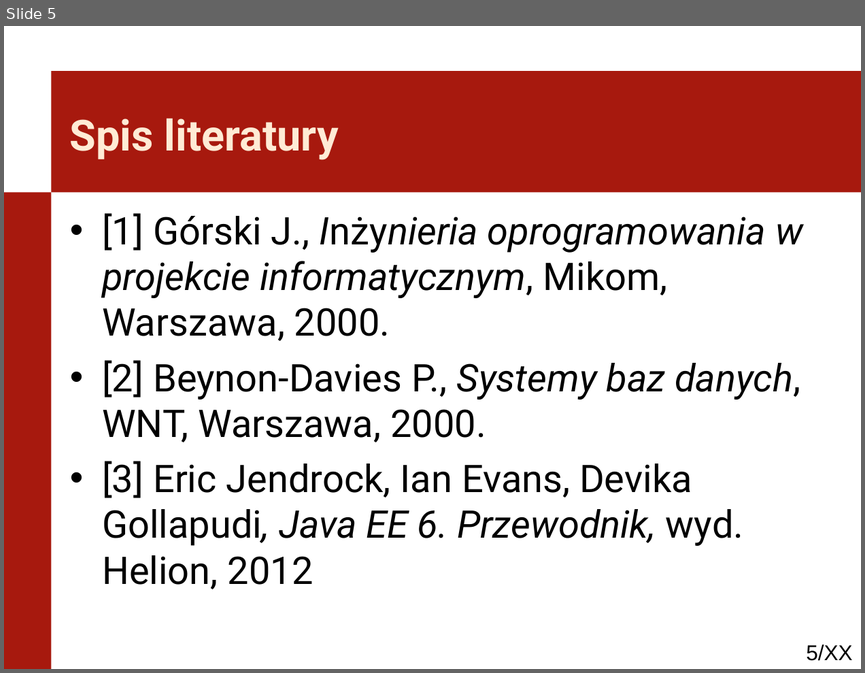
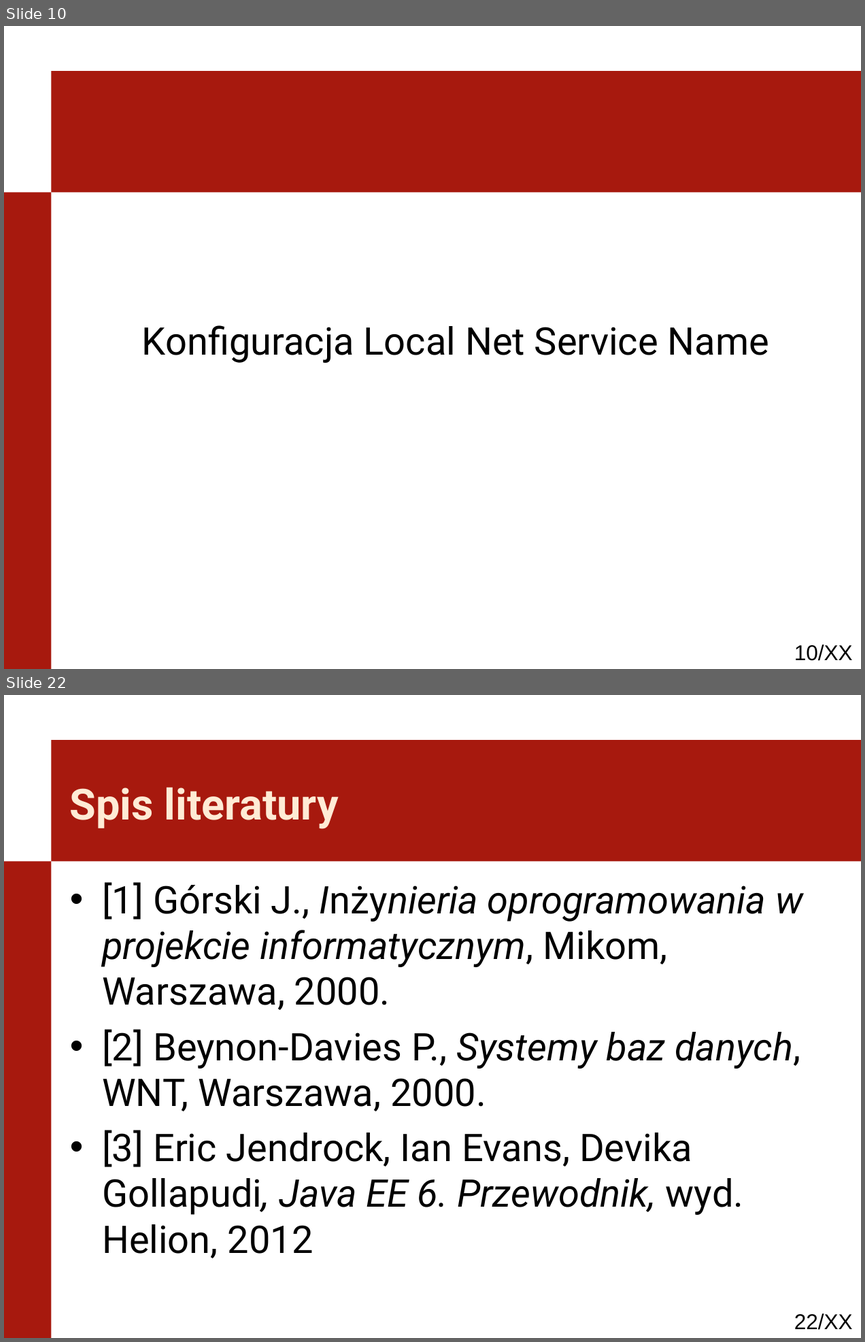
Before and after one commit to kaczanmo/projekt_bd_2013, a slide deck: prezentacja_2/prezentacja_2.ppt. Shown one above the other, each under a label of ours: slide 5 before the commit, slides 10 and 22 after it; the slides between them are not shown. The pictures are 865x673 and 865x1342 pixels, drawn with LibreOffice and Linux fonts; fonts in the diff are those of the drawing; background and template pictures are left out. Boxes give left, top, right and bottom in pixels: in the first picture for what was removed or moved away, otherwise in the second. Text is boxed around its words. In the diff, an @@ line names an element or a change of style, - is before the commit and + after.

```diff
--- a/prezentacja_2/prezentacja_2.ppt
+++ b/prezentacja_2/prezentacja_2.ppt
@@ slide 10 added at box(4, 26, 861, 669), background #FFFFFF; not listed: 3 template elements that a slide beside it also shows @@
@@ text added at box(142, 325, 769, 363), 32 pt, text #000000 @@
+Konfiguracja Local Net Service Name
@@ what was slide 5 is now slide 22 @@
@@ page number at box(794, 1313, 853, 1329): text changed @@
-5/XX
+22/XX
```
Also in this commit, not shown: 2 slides changed, 16 other slides added, 18 other files.
